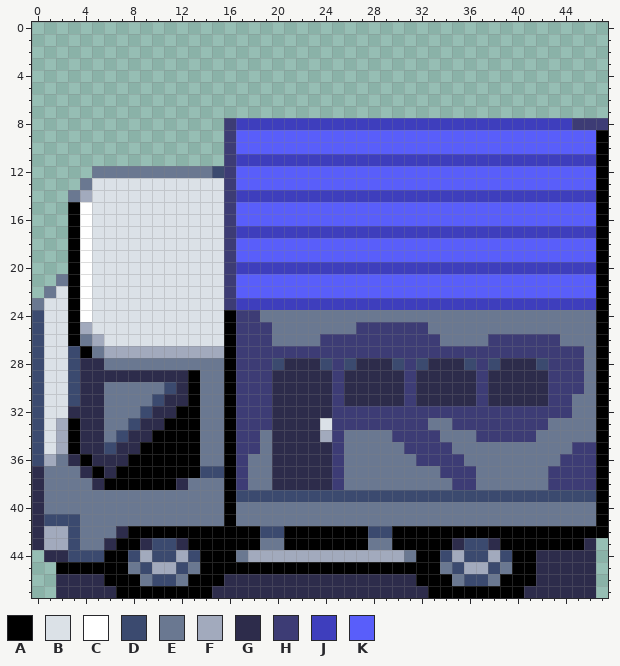
One commit to this pixel-art sprite: graphics/event_objects/pics/misc/truck.png. The first picture shows the starting point.
The file is 48x48 pixels.
Palette (. is transparent): A #000000  B #dbe1e7  C #ffffff  D #3b4a6f  E #6a7891  F #a2aabd  G #2d2c4b  H #3d3c75  J #3e3ebd  K #595efa
Pixels before, first column x 0:
 8 ................HJJJJJJJJJJJJJJJJJJJJJJJJJJJJHHH
 9 ................HKKKKKKKKKKKKKKKKKKKKKKKKKKKKKKA
10 ................HKKKKKKKKKKKKKKKKKKKKKKKKKKKKKKA
11 ................HJJJJJJJJJJJJJJJJJJJJJJJJJJJJJJA
12 .....EEEEEEEEEEDHKKKKKKKKKKKKKKKKKKKKKKKKKKKKKKA
13 ....EBBBBBBBBBBBHKKKKKKKKKKKKKKKKKKKKKKKKKKKKKKA
14 ...EFBBBBBBBBBBBHJJJJJJJJJJJJJJJJJJJJJJJJJJJJJJA
15 ...ACBBBBBBBBBBBHKKKKKKKKKKKKKKKKKKKKKKKKKKKKKKA
16 ...ACBBBBBBBBBBBHKKKKKKKKKKKKKKKKKKKKKKKKKKKKKKA
17 ...ACBBBBBBBBBBBHJJJJJJJJJJJJJJJJJJJJJJJJJJJJJJA
18 ...ACBBBBBBBBBBBHKKKKKKKKKKKKKKKKKKKKKKKKKKKKKKA
19 ...ACBBBBBBBBBBBHKKKKKKKKKKKKKKKKKKKKKKKKKKKKKKA
20 ...ACBBBBBBBBBBBHJJJJJJJJJJJJJJJJJJJJJJJJJJJJJJA
21 ..EACBBBBBBBBBBBHKKKKKKKKKKKKKKKKKKKKKKKKKKKKKKA
22 .EBACBBBBBBBBBBBHKKKKKKKKKKKKKKKKKKKKKKKKKKKKKKA
23 EBBACBBBBBBBBBBBHJJJJJJJJJJJJJJJJJJJJJJJJJJJJJJA
24 DBBACBBBBBBBBBBBAHHEEEEEEEEEEEEEEEEEEEEEEEEEEEEA
25 DBBAFBBBBBBBBBBBAHHHEEEEEEEHHHHHHEEEEEEEEEEEEEEA
26 DBBAEFBBBBBBBBBBAHHHEEEEHHHHHHHHHHEEEEHHHHHHEEEA
27 DBBDAEFFFFFFFFFFAHHHHHHHHHHHHHHHHHHHHHHHHHHHHHEA
28 DBBDGGEEEEEEEEEEAHHHDGGGDHDGGGDHDGGGDHDGGGDHHHEA
29 DBBDGGGGGGGGGAEEAHHHGGGGGHGGGGGHGGGGGHGGGGGHHHEA
30 DBBDGGEEEEEDGAEEAHHHGGGGGHGGGGGHGGGGGHGGGGGHHHEA
31 DBBDGGEEEEDGGAEEAHHHGGGGGHGGGGGHGGGGGHGGGGGHHEEA
32 DBBGGGEEEDGGAAEEAHHHGGGGGHHHHHHHHHHHHHHHHHHHHEEA
33 DBFAGGEEDGGAAAEEAHHHGGGGBHHHHHHHHEEHHHHHHHHEEEEA
34 DBFAGGEDGGAAAAEEAHHEGGGGFHEEEEHHHHEEEHHHHHEEEEEA
35 DBFAGGDGGAAAAAEEAHHEGGGGGHEEEEEHHHHEEEEEEEEEEHHA
36 DFEGAGGGAAAAAAEEAHEEGGGGGHEEEEEEHHHHEEEEEEEEHHHA
37 GEEEGAGAAAAAAADDAHEEGGGGGHEEEEEEEEHHHEEEEEEHHHHA
38 GEEEEGAAAAAAGEEEAHEEGGGGGHEEEEEEEEEHHEEEEEEHHHHA
39 GEEEEEEEEEEEEEEEADDDDDDDDDDDDDDDDDDDDDDDDDDDDDDA
40 GEEEEEEEEEEEEEEEAEEEEEEEEEEEEEEEEEEEEEEEEEEEEEEA
41 GDDDEEEEEEEEEEEEAEEEEEEEEEEEEEEEEEEEEEEEEEEEEEEA
42 GFFDEEEGAAAAAAAAAAADDAAAAAAADDAAAAAAAAAAAAAAAAAA
43 GFFDEEGAAGDDGAAAAAAEEAAAAAAAEEAAAAAGDDGAAAAAAAG.
44 .GGDDDAADFDDFDAAAEFFFFFFFFFFFFFEAADFDDFDAAGGGGG.
45 ..AAAAAAEDFFDEAAAAAAAAAAAAAAAAAAAAEDFFDEAAGGGGG.
46 ..GGGGAAAEDDEAAAGGGGGGGGGGGGGGGGAAAEDDEAAAGGGGG.
47 ..GGGGGAAAAAAAAGGGGGGGGGGGGGGGGGGAAAAAAAAGGGGGG.
After the commit:
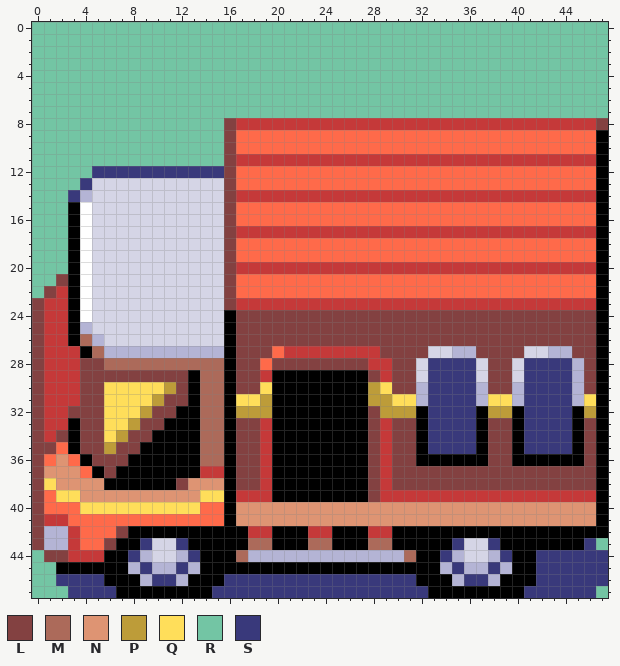
Colours new in this view: L #834141  M #ac6a5a  N #de9473  P #bd9c39  Q #ffde5a  R #73c5a4  S #39397b
Diff:
colour B: #dbe1e7 -> #d5d5e6
colour F: #a2aabd -> #b4b4d5
colour J: #3e3ebd -> #c53939
colour K: #595efa -> #ff6a4a
Changed rows in their new state; - is a pixel that keeps its letter.
first column x 0:
 0 RRRRRRRRRRRRRRRRRRRRRRRRRRRRRRRRRRRRRRRRRRRRRRRR
 1 RRRRRRRRRRRRRRRRRRRRRRRRRRRRRRRRRRRRRRRRRRRRRRRR
 2 RRRRRRRRRRRRRRRRRRRRRRRRRRRRRRRRRRRRRRRRRRRRRRRR
 3 RRRRRRRRRRRRRRRRRRRRRRRRRRRRRRRRRRRRRRRRRRRRRRRR
 4 RRRRRRRRRRRRRRRRRRRRRRRRRRRRRRRRRRRRRRRRRRRRRRRR
 5 RRRRRRRRRRRRRRRRRRRRRRRRRRRRRRRRRRRRRRRRRRRRRRRR
 6 RRRRRRRRRRRRRRRRRRRRRRRRRRRRRRRRRRRRRRRRRRRRRRRR
 7 RRRRRRRRRRRRRRRRRRRRRRRRRRRRRRRRRRRRRRRRRRRRRRRR
 8 RRRRRRRRRRRRRRRRL----------------------------JJL
 9 RRRRRRRRRRRRRRRRL-------------------------------
10 RRRRRRRRRRRRRRRRL-------------------------------
11 RRRRRRRRRRRRRRRRL-------------------------------
12 RRRRRSSSSSSSSSSSL-------------------------------
13 RRRRS-----------L-------------------------------
14 RRRS------------L-------------------------------
15 RRR-------------L-------------------------------
16 RRR-------------L-------------------------------
17 RRR-------------L-------------------------------
18 RRR-------------L-------------------------------
19 RRR-------------L-------------------------------
20 RRR-------------L-------------------------------
21 RRL-------------L-------------------------------
22 RLJ-------------L-------------------------------
23 LJJ-------------L-------------------------------
24 LJJ--------------LLLLLLLLLLLLLLLLLLLLLLLLLLLLLL-
25 LJJ--------------LLLLLLLLLLLLLLLLLLLLLLLLLLLLLL-
26 LJJ-M------------LLLLLLLLLLLLLLLLLLLLLLLLLLLLLL-
27 LJJJ-M-----------LLLKJJJJJJJJLLLLBBFFLLLLBBFFLL-
28 LJJJLLMMMMMMMMMM-LLKLLLLLLLLJJLLBSSSSBLLBSSSSFL-
29 LJJJLLLLLLLLL-MM-LLJAAAAAAAALJLLBSSSSBLLBSSSSFL-
30 LJJJLLQQQQQPL-MM-LLQAAAAAAAAPQLLFSSSSFLLFSSSSFL-
31 LJJJLLQQQQPLL-MM-QQPAAAAAAAAPPQQFSSSSFQQFSSSSFQ-
32 LJJLLLQQQPLL--MM-PPPAAAAAAAALPPPASSSSAPPASSSSAP-
33 LJJ-LLQQPLL---MM-LLJAAAAAAAALJLLASSSSALLASSSSAL-
34 LJL-LLQPLL----MM-LLJAAAAAAAALJLLASSSSALLASSSSAL-
35 LLK-LLPLL-----MM-LLJAAAAAAAALJLLASSSSALLASSSSAL-
36 LKNK-LLL------MM-LLJAAAAAAAALJLLAAAAAALLAAAAAAL-
37 LNNNK-L-------JJ-LLJAAAAAAAALJLLLLLLLLLLLLLLLLL-
38 LQNNNN------LNNN-LLJAAAAAAAALJLLLLLLLLLLLLLLLLL-
39 LKQQNNNNNNNNNNQQ-JJJAAAAAAAALJJJJJJJJJJJJJJJJJJ-
40 LKKKQQQQQQQQQQKK-NNNNNNNNNNNNNNNNNNNNNNNNNNNNNN-
41 LJJKKKKKKKKKKKKK-NNNNNNNNNNNNNNNNNNNNNNNNNNNNNN-
42 L--JKKKL----------JJA--JJ---JJ------------------
43 L--JKKL--SBBS-----MMA--MM---MM-----SBBS-------SR
44 RLLJJJ--S-BB-S---M-------------M--S-BB-S--SSSSSS
45 RR------FS--SF--------------------FS--SF--SSSSSS
46 RRSSSS---FSSF---SSSSSSSSSSSSSSSS---FSSF---SSSSSS
47 RRRSSSS--------SSSSSSSSSSSSSSSSSS--------SSSSSSR
Where, in picture pixels (left, top, right, bottom), the same in both pictures:
changed: (32, 22, 608, 598)
